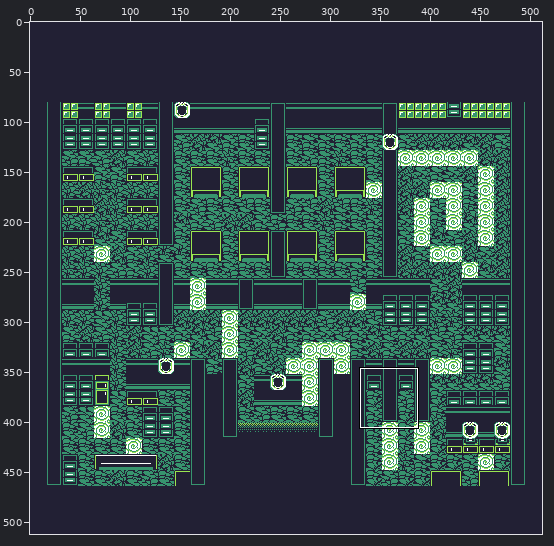
One commit to this pixel-art file: Assets/Aseprite/SchoolM.aseprite. The first picture is a wide view before the edit; the outline marks the close-up.
Close-up. First the earlier version:
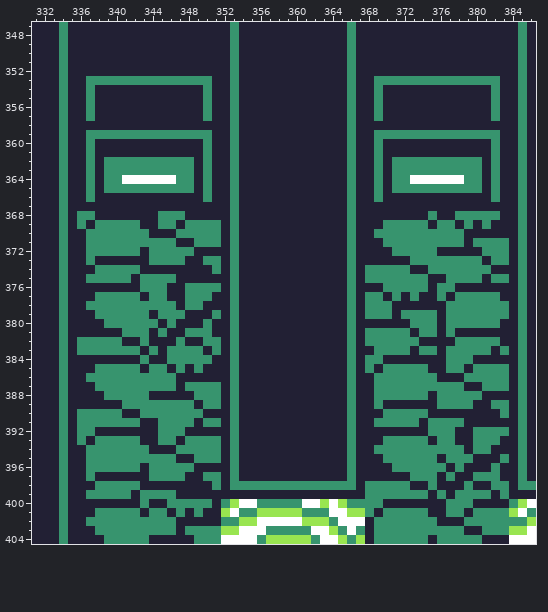
512x512 pixels, 1 frame. Shown: x 331..386, y 347..404. The commit also changed other parts of the picture, which this record leaves out.
The result:
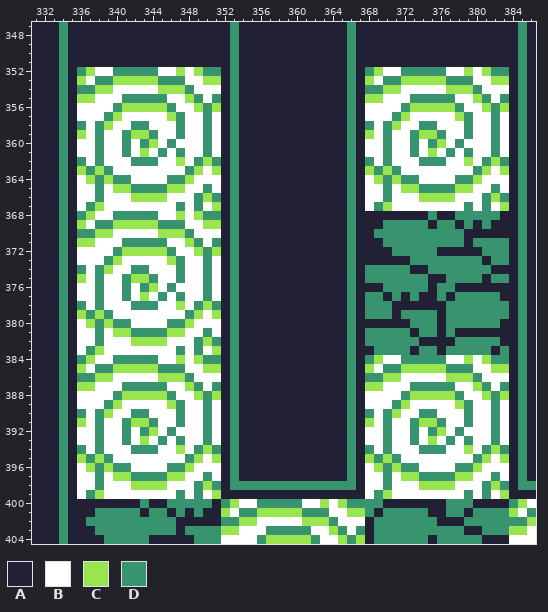
Palette (. is transparent): A #222034  B #ffffff  C #99e550  D #37946e
The exact change:
Changed rows in their new state; - is an unchanged pixel.
Layer "16":
first column x 336:
352 DCBBDDDDDBBCBCDD----------------DCBBDDDDDBBCBCDD
353 CB--CCCCC---BBCC----------------CB--CCCCC---BBCC
354 D-CCBBBBBCCCDBBB----------------D-CCBBBBBCCCDBBB
355 CCBBBDDDDDBBCDBD----------------CCBBBDDDDDBBCDBD
356 BBBBDCCCCCDBBC-C----------------BBBBDCCCCCDBBC-C
357 BBBDCBBBBBCDBB-B----------------BBBDCBBBBBCDBB-B
358 DBDCBBDDBBBDBBDB----------------DBDCBBDDBBBDBBDB
359 CB-BB-CC-BB-BB-B----------------CB-BB-CC-BB-BB-B
360 BBDBBDBDCBDBBB-B----------------BBDBBDBDCBDBBB-B
361 BBDBBDBCBDBDBB-B----------------BBDBBDBCBDBDBB-B
362 DBDBBB---BBCBDCD----------------DBDBBB---BBCBDCD
363 C-C-BBBBBBBB-CBC----------------C-C-BBBBBBBB-CBC
364 BCDC-D----D-CBBB----------------BCDC-D----D-CBBB
365 BBDBCC----CCBB-B----------------BBDBCC----CCBB-B
366 BBDBBBCCCCBBBDCD----------------BBDBBBCCCCBBBDCD
367 BDCBBBBBBBBDBDBC----------------BDCBBBBBBBBDBDBC
368 -CBBDDDDDBBCBCDD--------------------------------
369 CB--CCCCC--DBBCC--------------------------------
370 D-CCBBBBBCCC-BBB--------------------------------
371 CCBBB-----BBC-B---------------------------------
372 BBBB-CCCCC-BBCDC--------------------------------
373 BBBDCBBBBBC-BB-B--------------------------------
374 DB-CBB-DBBBDBBDB--------------------------------
375 CB-BB-CC-BBDBBDB--------------------------------
376 BBDBBDB-CBDBBB-B--------------------------------
377 BB-BB-BCB-BDBB-B--------------------------------
378 DB-BBB---BBCB-CD--------------------------------
379 CDC-BBBBBBBBDCBC--------------------------------
380 BCDC--BBBB-DCBBB--------------------------------
381 BBDBCC--D-CCBB-B--------------------------------
382 BB-BBBCCCCBBBDC---------------------------------
383 B-CBBBBBBBB-B-BC--------------------------------
384 DCBBDDD-DBBCBC-D-----------------CBBDDDDDBBCBCDD
385 CB--CCCCC-D-BBCC----------------CB--CCCCC--DBBCC
386 D-CCBBBBBCCCDBBB----------------D-CCBBBBBCCC-BBB
387 CCBBB-----BBC-B-----------------CCBBB-----BBC-B-
388 BBBB-CCCCCDBBC-C----------------BBBB-CCCCC-BBCDC
389 BBBDCBBBBBC-BB-B----------------BBBDCBBBBBC-BB-B
390 -B-CBBD-BBB-BBDB----------------DB-CBB-DBBBDBBDB
391 CB-BB-CCDBB-BB-B----------------CB-BB-CC-BBDBBDB
392 BBDBBDBDCB-BBBDB----------------BBDBBDB-CBDBBB-B
393 BB-BB-BCB-BDBB-B----------------BB-BB-BCB-BDBB-B
394 DB-BBB--DBBCB-C-----------------DB-BBB---BBCB-CD
395 C-C-BBBBBBBBDCBC----------------CDC-BBBBBBBBDCBC
396 BC-C--BBBB--CBBB----------------BCDC--BBBB-DCBBB
397 BBDBCCDD--CCBB-B----------------BBDBCC--D-CCBB-B
398 BB-BBBCCCCBBBDC-----------------BB-BBBCCCCBBBDC-
399 B-CBBBBBBBBDBDBC----------------B-CBBBBBBBB-B-BC
